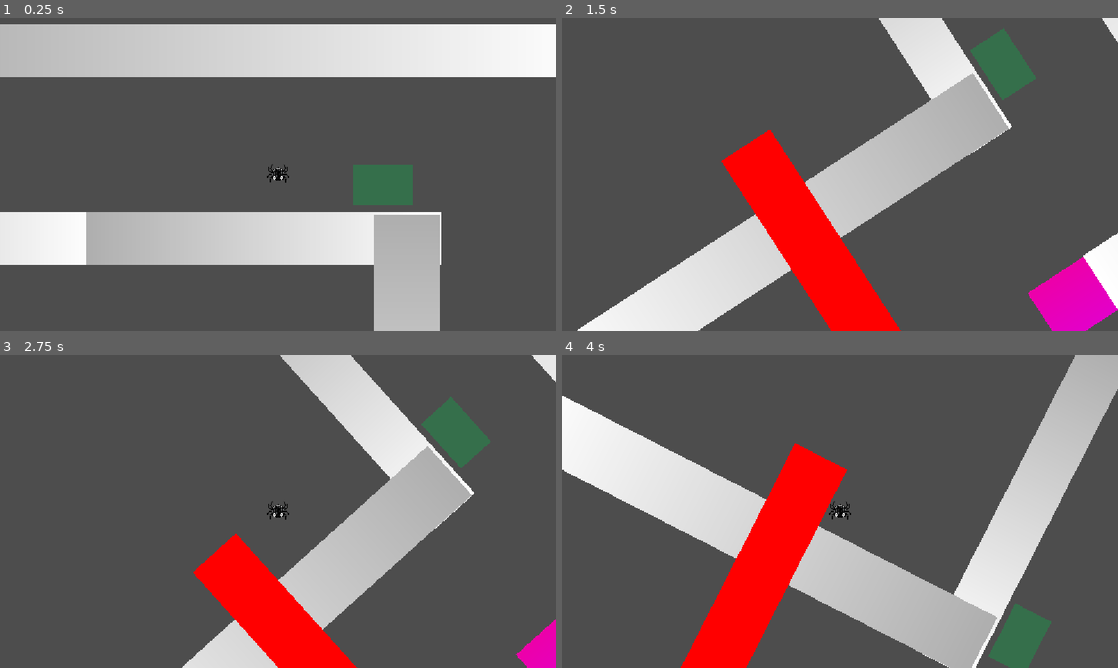
Above: before the commit, frames 1-4 (two rows, left to right).
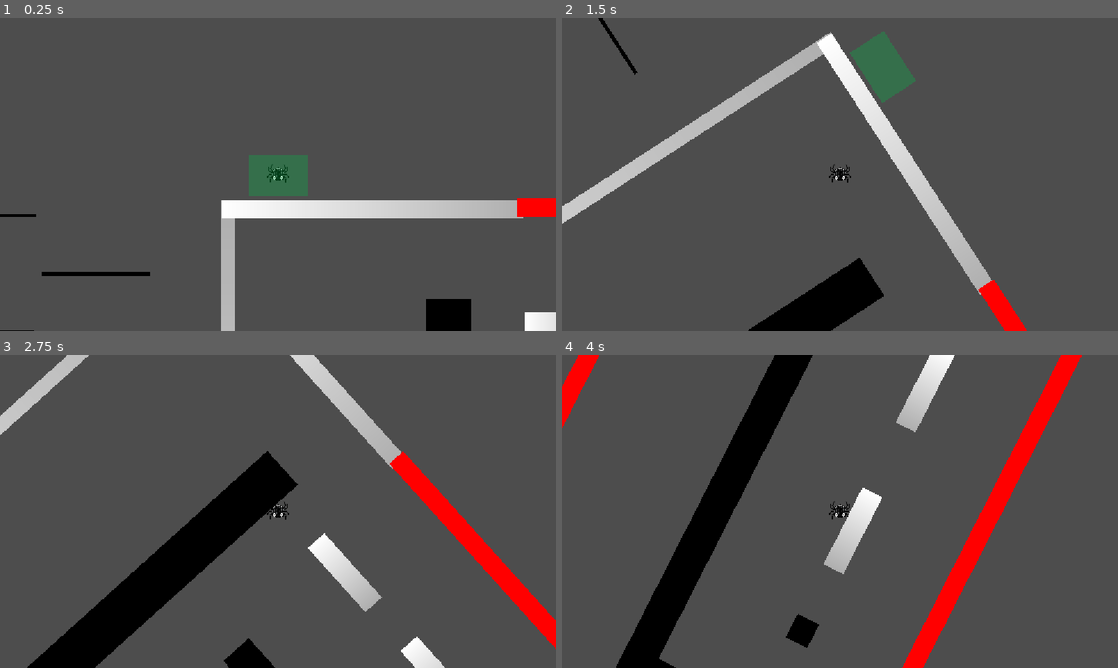
Above: after the commit, the same moments.

Repository: Aymeric-Moreau/GravityHook
Game: Godot game, scene res://Scènes/Marc/ScèneTest.tscn
Two runs of this game, one before a commit and one after it. Both use one fixed random seed, a clock stepped at 60 frames per second and the inputs below.
Inputs:
- Up to frame 1 (0.25 s): no input
- Up to frame 2 (1.5 s): tap Enter (ui_accept) at 0.5, 0.77 s; hold E (Grappin) 0.53-1.28 s; hold P (Rotate_Gravity_Right) from 0.53 s (still down); tap E (Grappin) at 1.35 s
- Up to frame 3 (2.75 s): tap Enter (ui_accept) at 1.52 s; release P (Rotate_Gravity_Right) at 2.03 s; hold O (Rotate_Gravity_Left) from 2.03 s (still down); hold E (Grappin) from 2.03 s (still down)
- Up to frame 4 (4 s): release O (Rotate_Gravity_Left) at 2.78 s; release E (Grappin) at 2.78 s; hold P (Rotate_Gravity_Right) from 2.78 s (still down); tap E (Grappin) at 2.85 s; tap Enter (ui_accept) at 3.02, 3.77 s; hold E (Grappin) from 3.53 s (still down)

The runs differ from the first frame. In frame 1, 39% of the frame differs, in the area x 0-100%, y 2-100%; in frame 2, 36%; in frame 3, 31%; in frame 4, 44%, in the area x 0-100%, y 0-100%.
Error before the commit: Invalid access to property or key 'global_position' on a base object of type 'Nil'. (res://Scripts/Marc/playercontroller.gd:290)

Commit message:
update level de test

Diff:
--- a/Scènes/Marc/ScèneTest.tscn
+++ b/Scènes/Marc/ScèneTest.tscn
@@ -27,7 +27,7 @@
 [node name="ScèneTest" type="Node2D" unique_id=2136168295]
 
 [node name="player" parent="." unique_id=1296045762 groups=["Player"] instance=ExtResource("1_n0l7y")]
-position = Vector2(13949, 2952)
+position = Vector2(8169, 708)
 
 [node name="testingchamber" type="Node2D" parent="." unique_id=613565545]
 
@@ -1149,7 +1149,7 @@
 
 [node name="BlocGrav19" type="StaticBody2D" parent="level_test/blocs_grav" unique_id=1248792512]
 position = Vector2(15311, 3303)
-scale = Vector2(4.219965, -5.9629254)
+scale = Vector2(2.699965, -5.9629254)
 collision_layer = 2
 
 [node name="Sprite2D" type="Sprite2D" parent="level_test/blocs_grav/BlocGrav19" unique_id=93099119]
@@ -1173,6 +1173,21 @@
 texture = SubResource("GradientTexture1D_5h0dj")
 
 [node name="CollisionShape2D" type="CollisionShape2D" parent="level_test/blocs_grav/BlocGrav21" unique_id=901456738]
+scale = Vector2(2.9769325, -2.3358026)
+skew = -3.027916e-05
+shape = SubResource("RectangleShape2D_5h0dj")
+
+[node name="BlocGrav22" type="StaticBody2D" parent="level_test/blocs_grav" unique_id=756310246]
+position = Vector2(14366.001, 1109)
+scale = Vector2(2.8980324, -4.145488)
+collision_layer = 2
+
+[node name="Sprite2D" type="Sprite2D" parent="level_test/blocs_grav/BlocGrav22" unique_id=454968136]
+rotation = 3.1415927
+scale = Vector2(0.2332347, -46.33636)
+texture = SubResource("GradientTexture1D_5h0dj")
+
+[node name="CollisionShape2D" type="CollisionShape2D" parent="level_test/blocs_grav/BlocGrav22" unique_id=1375598947]
 scale = Vector2(2.9769325, -2.3358026)
 skew = -3.027916e-05
 shape = SubResource("RectangleShape2D_5h0dj")
@@ -1278,6 +1293,21 @@
 scale = Vector2(12.826931, -0.050200395)
 shape = SubResource("RectangleShape2D_5h0dj")
 
+[node name="platforme34" type="StaticBody2D" parent="level_test/non_hook_blocks" unique_id=1250361521]
+position = Vector2(15119, -760.00006)
+rotation = 1.5707964
+scale = Vector2(2.4833257, 210.5289)
+collision_layer = 4
+
+[node name="Sprite2D" type="Sprite2D" parent="level_test/non_hook_blocks/platforme34" unique_id=812947165]
+scale = Vector2(1.0000001, 1)
+texture = SubResource("GradientTexture1D_q787x")
+
+[node name="CollisionShape2D" type="CollisionShape2D" parent="level_test/non_hook_blocks/platforme34" unique_id=1599694735]
+rotation = -3.1415925
+scale = Vector2(12.826931, -0.050200395)
+shape = SubResource("RectangleShape2D_5h0dj")
+
 [node name="platforme26" type="StaticBody2D" parent="level_test/non_hook_blocks" unique_id=2118748160]
 position = Vector2(11766.001, 2656)
 scale = Vector2(6.5640965, -113.9499)
@@ -1368,7 +1398,7 @@
 [node name="platforme29" type="StaticBody2D" parent="level_test/non_hook_blocks" unique_id=352296895]
 position = Vector2(15312, 2151)
 rotation = 1.5707964
-scale = Vector2(8.009997, 264.0558)
+scale = Vector2(8.120946, 197.6672)
 collision_layer = 4
 
 [node name="Sprite2D" type="Sprite2D" parent="level_test/non_hook_blocks/platforme29" unique_id=1646728799]
@@ -1566,6 +1596,56 @@
 rotation = 3.1415927
 scale = Vector2(24.796696, -3.6303291)
 
+[node name="killzone16" parent="level_test/killzones" unique_id=108401641 instance=ExtResource("2_p4jeo")]
+position = Vector2(14387, 2214)
+rotation = 3.1415927
+scale = Vector2(24.796696, -3.6303291)
+
+[node name="killzone17" parent="level_test/killzones" unique_id=2131582323 instance=ExtResource("2_p4jeo")]
+position = Vector2(13487, 1270)
+rotation = 4.712389
+scale = Vector2(32.476696, -3.6303291)
+
+[node name="killzone19" parent="level_test/killzones" unique_id=257115321 instance=ExtResource("2_p4jeo")]
+position = Vector2(15234, 1809)
+rotation = 4.712389
+scale = Vector2(23.276697, -3.6303291)
+
+[node name="killzone20" parent="level_test/killzones" unique_id=1665523500 instance=ExtResource("2_p4jeo")]
+position = Vector2(15234, 1809)
+rotation = 4.712389
+scale = Vector2(23.276697, -3.6303291)
+
+[node name="killzone21" parent="level_test/killzones" unique_id=1794611143 instance=ExtResource("2_p4jeo")]
+position = Vector2(15234, -332)
+rotation = 4.712389
+scale = Vector2(23.276697, -3.6303291)
+
+[node name="killzone22" parent="level_test/killzones" unique_id=1642915940 instance=ExtResource("2_p4jeo")]
+position = Vector2(15234, -332)
+rotation = 4.712389
+scale = Vector2(23.276697, -3.6303291)
+
+[node name="killzone23" parent="level_test/killzones" unique_id=1485993540 instance=ExtResource("2_p4jeo")]
+position = Vector2(14420, -332)
+rotation = 4.712389
+scale = Vector2(23.276697, -3.6303291)
+
+[node name="killzone24" parent="level_test/killzones" unique_id=1036717986 instance=ExtResource("2_p4jeo")]
+position = Vector2(14420, -332)
+rotation = 4.712389
+scale = Vector2(23.276697, -3.6303291)
+
+[node name="killzone25" parent="level_test/killzones" unique_id=404775164 instance=ExtResource("2_p4jeo")]
+position = Vector2(13974, 298)
+rotation = 6.2831855
+scale = Vector2(13.102273, 3.53968)
+
+[node name="killzone26" parent="level_test/killzones" unique_id=1022401466 instance=ExtResource("2_p4jeo")]
+position = Vector2(13974, 298)
+rotation = 6.2831855
+scale = Vector2(13.102273, 3.53968)
+
 [node name="killzone7" parent="level_test/killzones" unique_id=1795039411 instance=ExtResource("2_p4jeo")]
 position = Vector2(11903, 4054)
 rotation = 1.5707964
